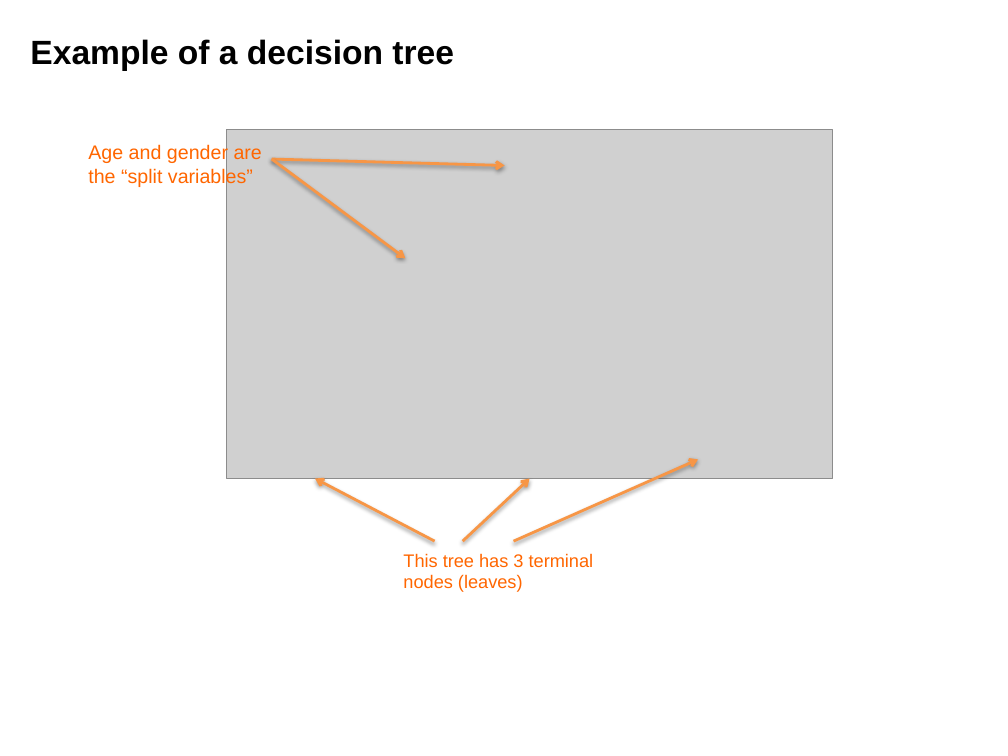
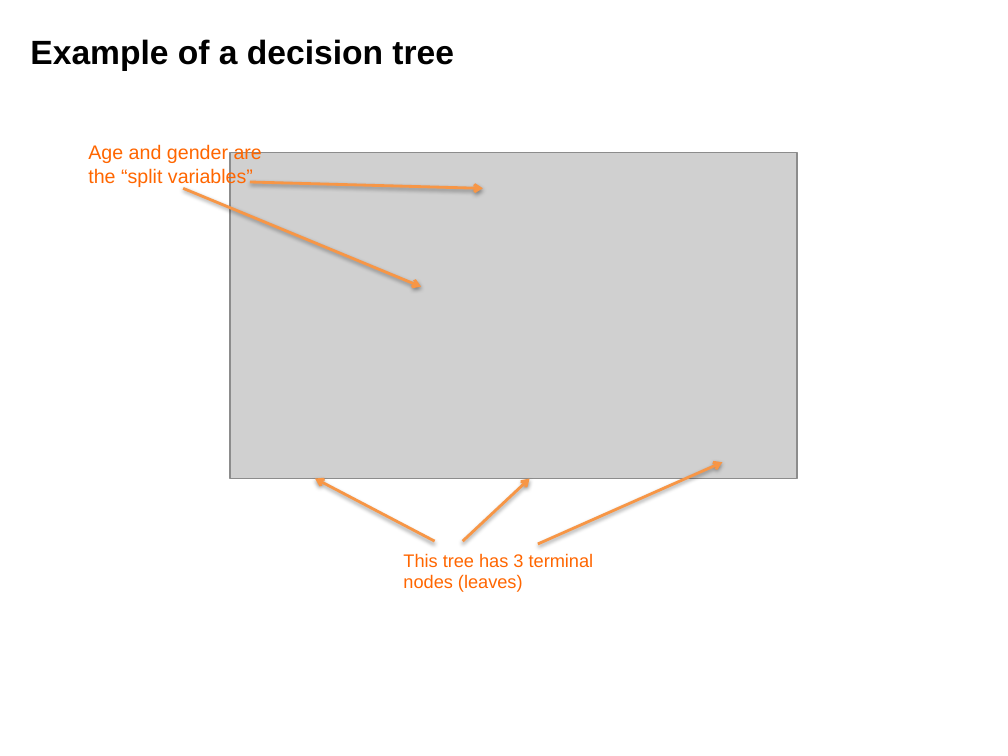
Before and after one commit to ffineis/stat_350_final, a slide deck: slide 9 of report/presentation.pptx (slide 10 before the commit). Drawn at 1008x756 pixels with LibreOffice and Linux fonts; fonts in the diff are those of the drawing; grey boxes stand for pictures; background and template pictures are left out. Boxes give left, top, right and bottom in pixels: in the first picture for what was removed or moved away, otherwise in the second. Text is boxed around its words. In the diff, an @@ line names an element or a change of style, - is before the commit and + after.

```diff
--- a/report/presentation.pptx
+++ b/report/presentation.pptx
@@ picture: place and size @@
-picture at [227, 130, 833, 479]
+picture at [230, 152, 796, 479]
@@ arrow moved from (272, 159) - (405, 258) to (183, 188) - (421, 286) @@
@@ arrow moved from (272, 159) - (505, 165) to (250, 182) - (483, 188) @@
@@ arrow moved from (513, 541) - (699, 460) to (538, 544) - (723, 463) @@
```
Also in this commit, not shown: 2 other slides changed, 4 slides added, 1 slide removed, 6 other files.
